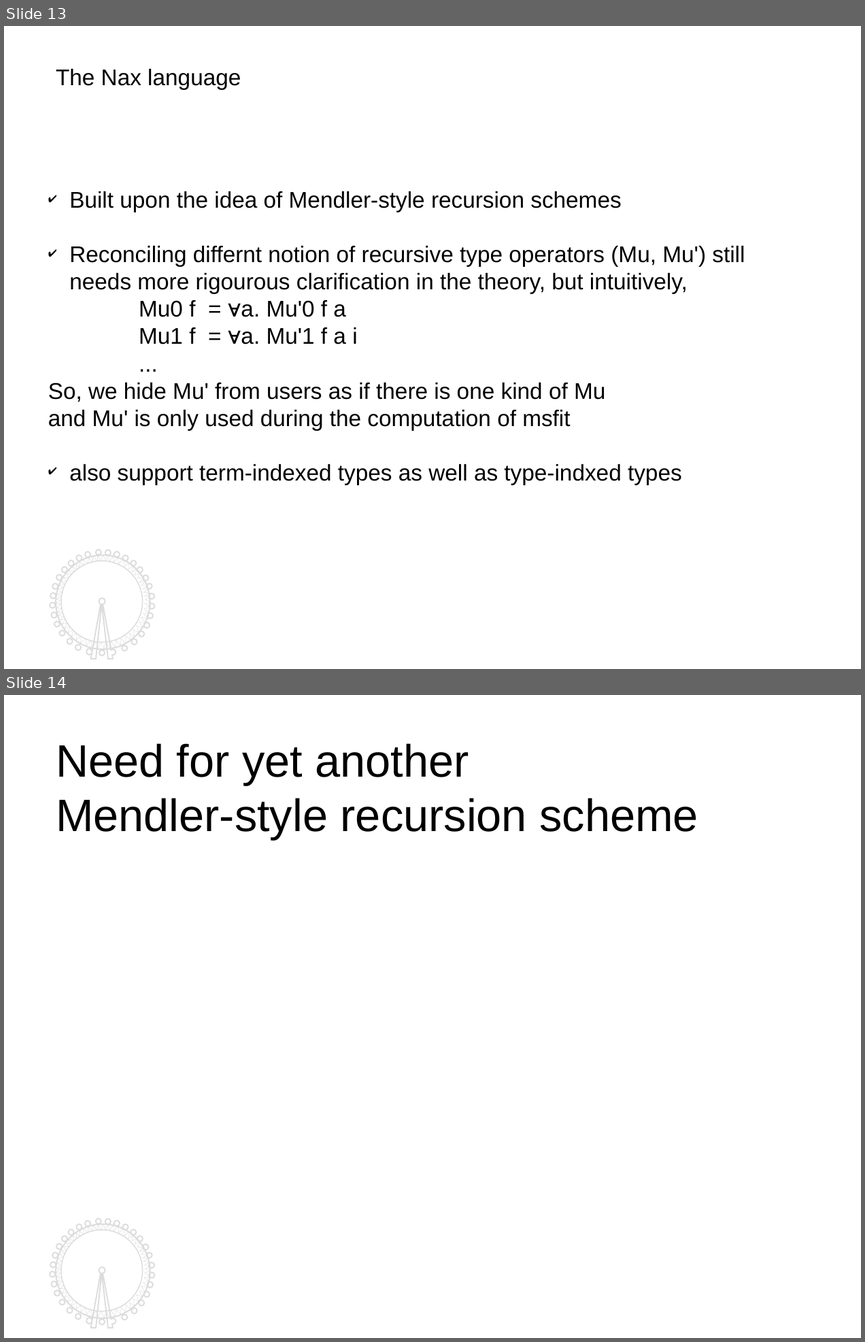
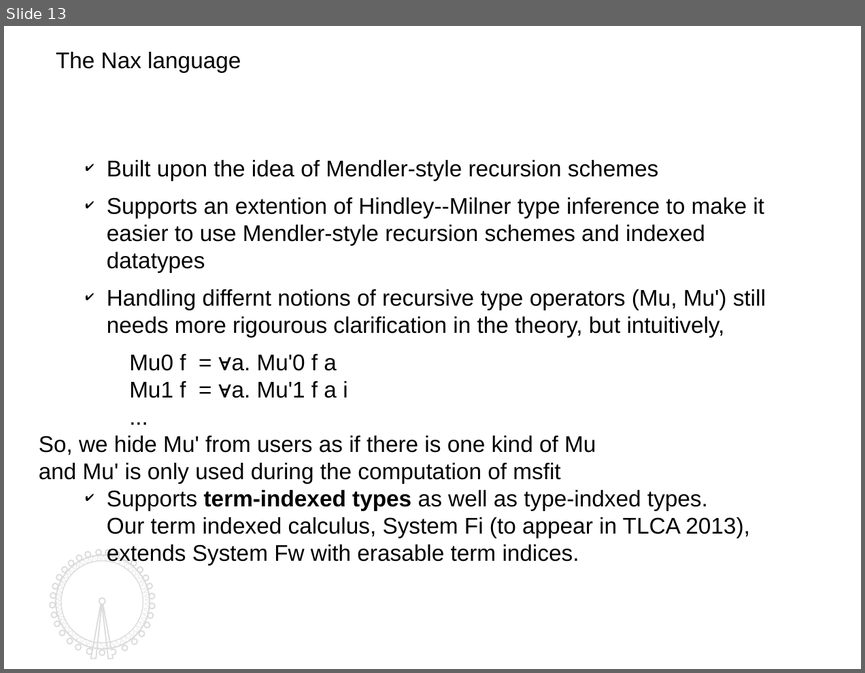
Before and after one commit to kyagrd/naxPapers, a slide deck: draft/TYPES13/ppt/myslide.odp. Shown one above the other, each under a label of ours: slides 13 and 14 before the commit, slide 13 after it. The pictures are 865x1342 and 865x673 pixels, drawn with LibreOffice and Linux fonts; fonts in the diff are those of the drawing. Boxes give left, top, right and bottom in pixels: in the first picture for what was removed or moved away, otherwise in the second. Text is boxed around its words. In the diff, an @@ line names an element or a change of style, - is before the commit and + after.

```diff
--- a/draft/TYPES13/ppt/myslide.odp
+++ b/draft/TYPES13/ppt/myslide.odp
@@ slide 14 removed at box(4, 695, 861, 1338), background #FFFFFF; not listed: 4 template elements that a slide beside it also shows @@
@@ text removed at box(56, 743, 698, 839) @@
-Need for yet another
-Mendler-style recursion scheme
@@ slide 13 changed as well @@
@@ text "The Nax language": place and size @@
-text "The Nax language" at box(56, 69, 241, 89)
+text "The Nax language" at box(56, 52, 241, 72)
@@ text "Built upon the idea of ...": place and size @@
-text "Built upon the idea of ..." at box(48, 191, 745, 484)
+text "Built upon the idea of ..." at box(39, 160, 766, 565)
@@ text at box(107, 160, 658, 180): indent changed; more space between paragraphs @@
@@ text at box(107, 197, 766, 337): text changed @@
-✔ Reconciling differnt notion of recursive type operators (Mu, Mu') still needs more rigourous clarification in the theory, but intuitively,
+✔ Supports an extention of Hindley--Milner type inference to make it easier to use Mendler-style recursion schemes and indexed datatypes
+✔ Handling differnt notions of recursive type operators (Mu, Mu') still needs more rigourous clarification in the theory, but intuitively,
@@ text at box(107, 490, 749, 565): text changed @@
-✔ also support term-indexed types as well as type-indxed types
+✔ Supports term-indexed types as well as type-indxed types.
+  Our term indexed calculus, System Fi (to appear in TLCA 2013), extends System Fw with erasable term indices.
@@ outline redrawn in 3 elements at box(56, 555, 150, 649), box(50, 550, 155, 658), box(56, 555, 150, 649) @@
```
Also in this commit, not shown: 12 other slides changed, 4 slides added, 1 other slide removed, 2 other files.
